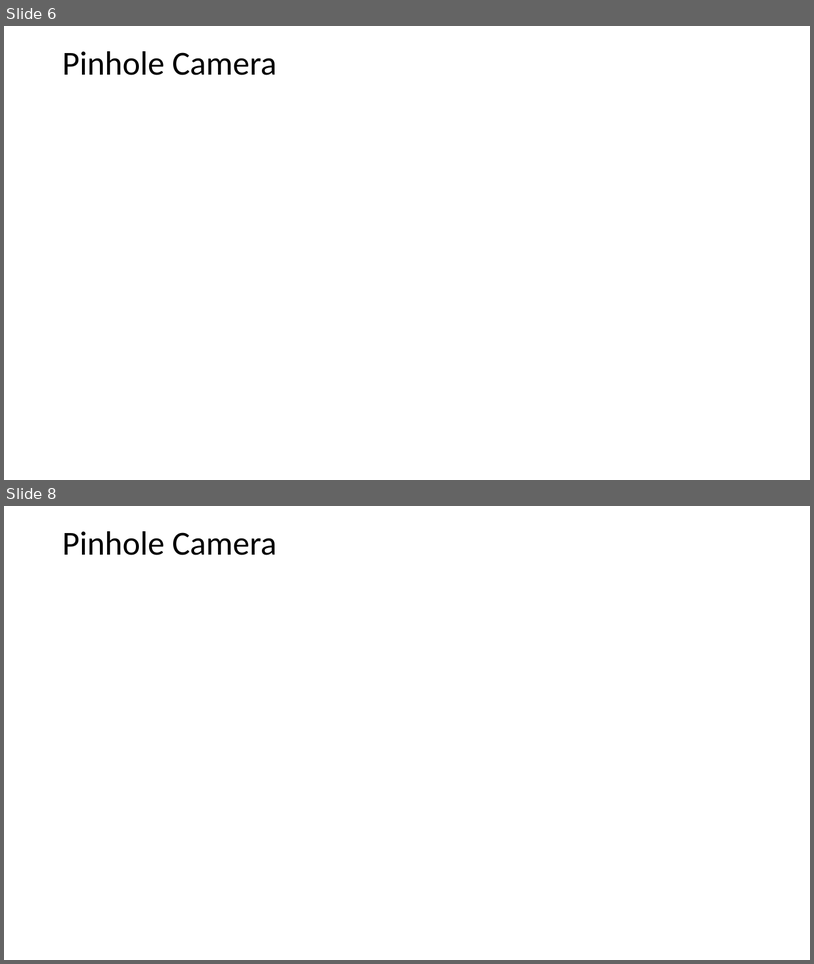
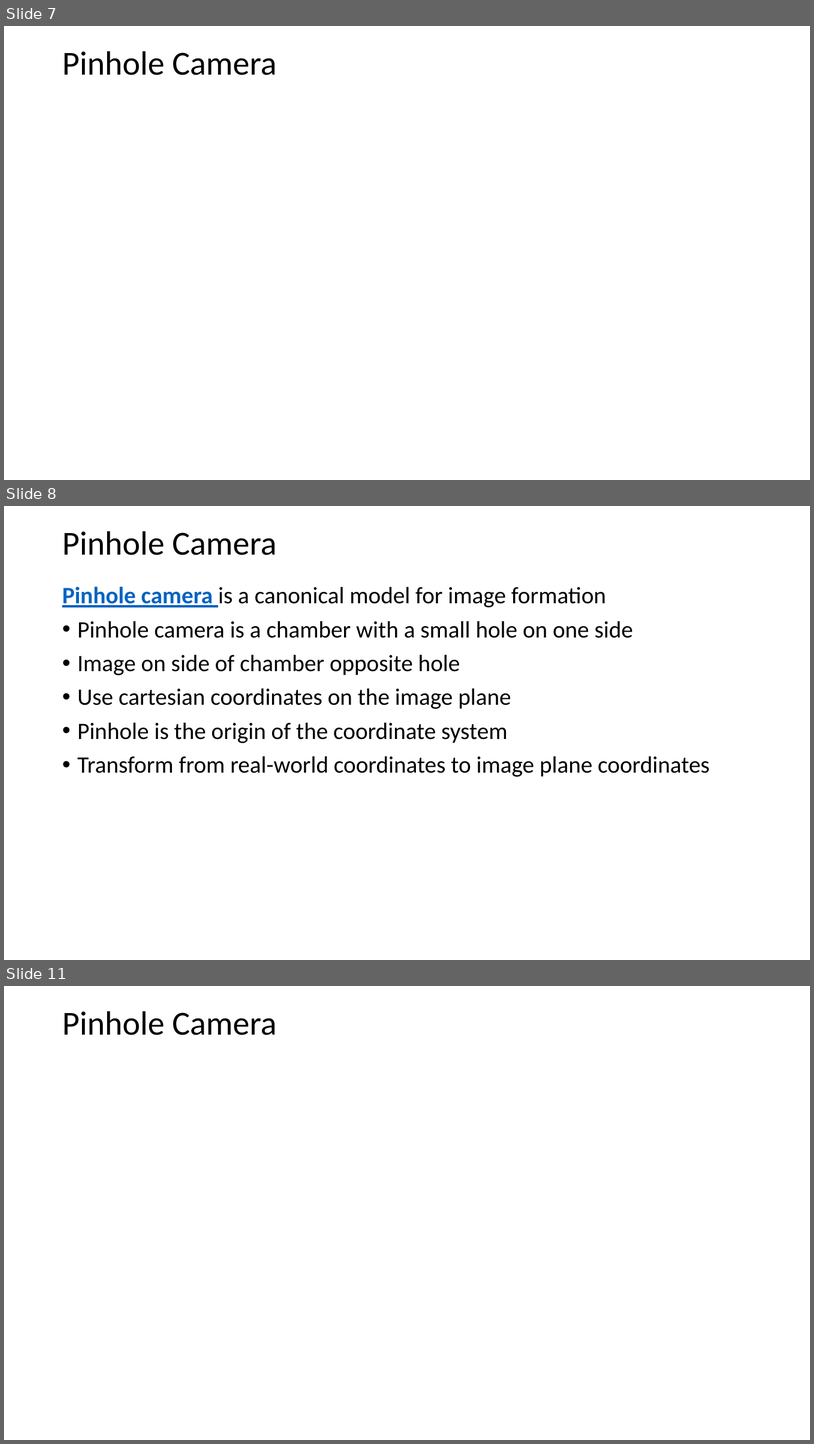
Before and after one commit to StephenElston/CSCI-E25, a slide deck: Slides/9_HomographyProjection.pptx. Shown one above the other, each under a label of ours: slides 6 and 8 before the commit, slides 7, 8 and 11 after it; the slides between them are not shown. The pictures are 814x964 and 814x1444 pixels, drawn with LibreOffice and Linux fonts; fonts in the diff are those of the drawing; grey boxes stand for pictures. Boxes give left, top, right and bottom in pixels: in the first picture for what was removed or moved away, otherwise in the second. Text is boxed around its words. In the diff, an @@ line names an element or a change of style, - is before the commit and + after.

Commit message:
Updates slides on image transformations

```diff
--- a/Slides/9_HomographyProjection.pptx
+++ b/Slides/9_HomographyProjection.pptx
@@ slide 8 added at <box>4,506,810,960</box>, background #FFFFFF @@
@@ title added at <box>62,531,276,555</box>, 40 pt, text #000000 @@
+Pinhole Camera
@@ text added at <box>62,586,710,777</box>, 28 pt, text #000000 @@
+Pinhole camera is a canonical model for image formation
+• Pinhole camera is a chamber with a small hole on one side
+• Image on side of chamber opposite hole
+• Use cartesian coordinates on the image plane
+• Pinhole is the origin of the coordinate system
+• Transform from real-world coordinates to image plane coordinates
@@ what was slide 6 is now slide 7 @@
@@ what was slide 8 is now slide 11 @@
```
Also in this commit, not shown: 9 slides changed, 6 other slides added.
